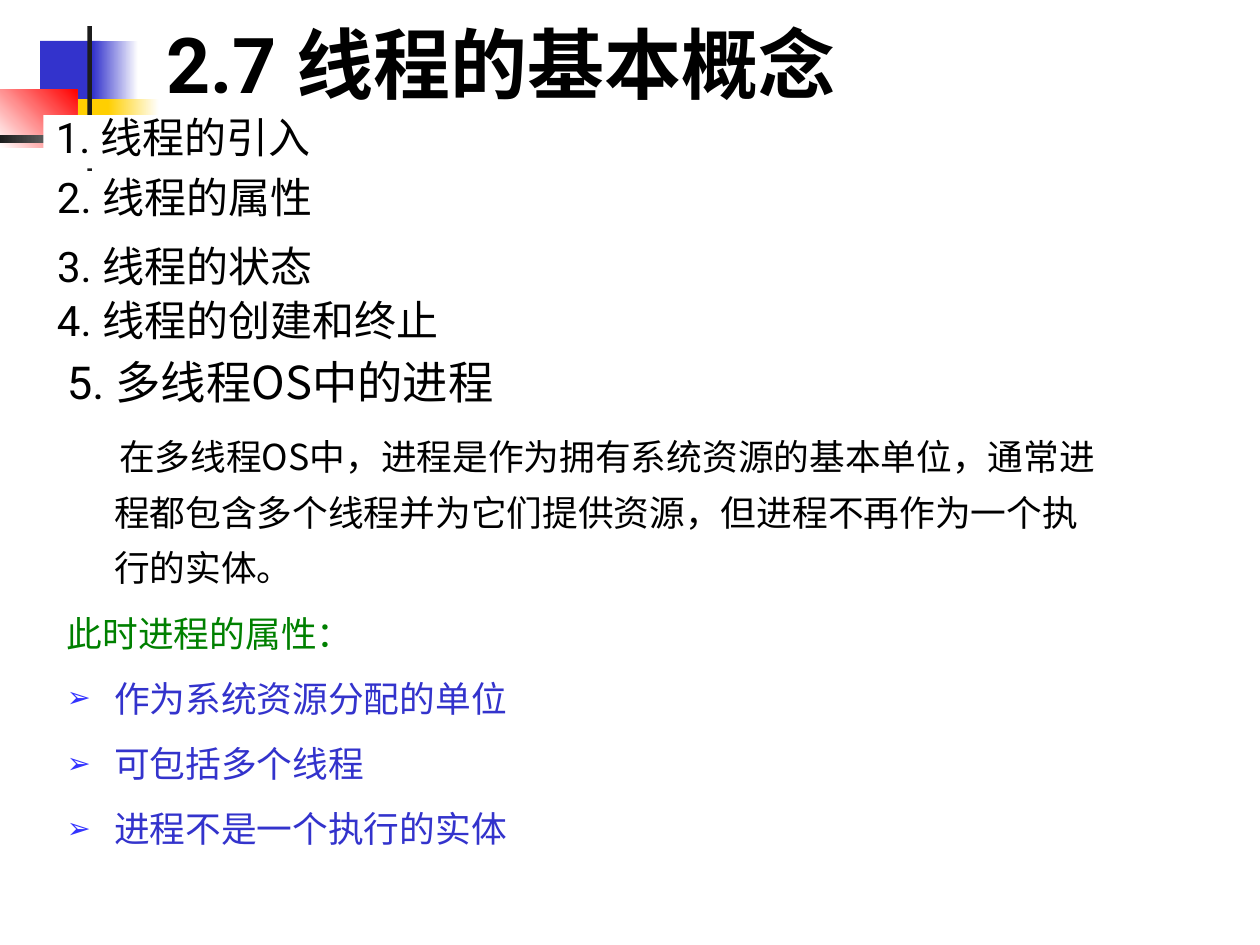
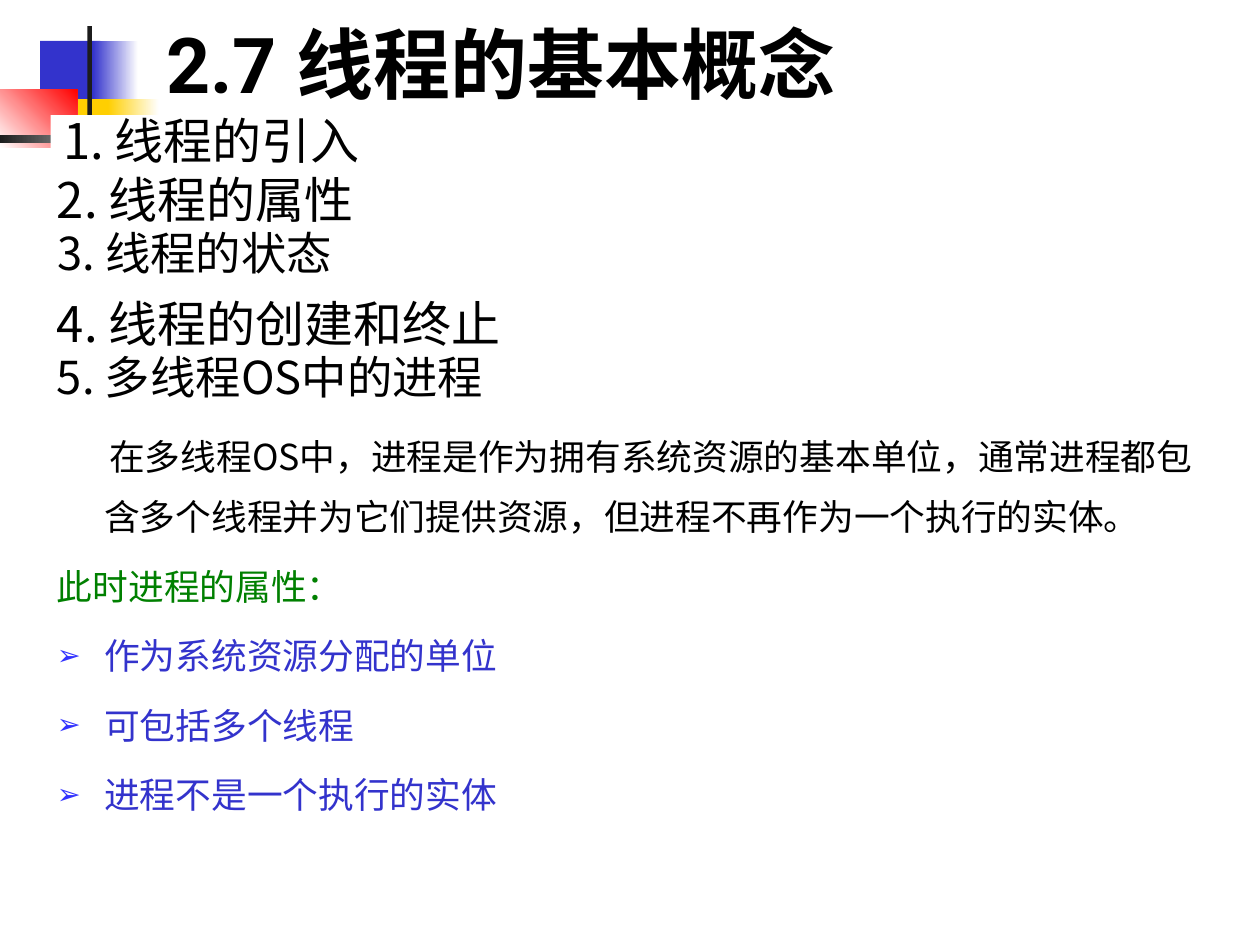
Before and after one commit to edu2act/course-OS, a slide deck: slide 127 of materials/slides/OS_Chap 2.ppt. Drawn at 1260x945 pixels with LibreOffice and Linux fonts; fonts in the diff are those of the drawing. Boxes give left, top, right and bottom in pixels: in the first picture for what was removed or moved away, otherwise in the second. Text is boxed around its words. In the diff, an @@ line names an element or a change of style, - is before the commit and + after.

```diff
--- a/materials/slides/OS_Chap 2.ppt
+++ b/materials/slides/OS_Chap 2.ppt
@@ rectangle "1. 线程的引入": place and size @@
-rectangle "1. 线程的引入" at (56, 111, 311, 157)
+rectangle "1. 线程的引入" at (50, 115, 386, 175)
@@ rectangle "1. 线程的引入" at (50, 115, 386, 175): size 24 to 28 pt, font Roboto to Noto Sans CJK SC; more space between paragraphs @@
@@ text "2. 线程的属性" at (57, 176, 354, 222): size 24 to 28 pt; font Roboto to Noto Sans CJK SC in "2."; more space between paragraphs @@
@@ text "3. 线程的状态": place and size @@
-text "3. 线程的状态" at (57, 246, 312, 286)
+text "3. 线程的状态" at (57, 231, 332, 274)
@@ text "3. 线程的状态" at (57, 231, 332, 274): size 24 to 25.9 pt; font Roboto to Noto Sans CJK SC in "3."; line spacing 1 to 0.9; more space between paragraphs @@
@@ text "4. 线程的创建和终止" at (57, 300, 500, 346): size 24 to 28 pt; font Roboto to Noto Sans CJK SC in "4."; more space between paragraphs @@
@@ text "5. 多线程OS中的进程": place and size @@
-text "5. 多线程OS中的进程" at (67, 360, 1095, 845)
+text "5. 多线程OS中的进程" at (57, 355, 1192, 811)
@@ text "5. 多线程OS中的进程" at (57, 355, 1192, 811): font Roboto to Noto Sans CJK SC in "5."; line spacing 0.7 to 0.8; line spacing 1.3 to 1.4 @@
```
Also in this commit, not shown: 12 other slides changed, 13 other files.
